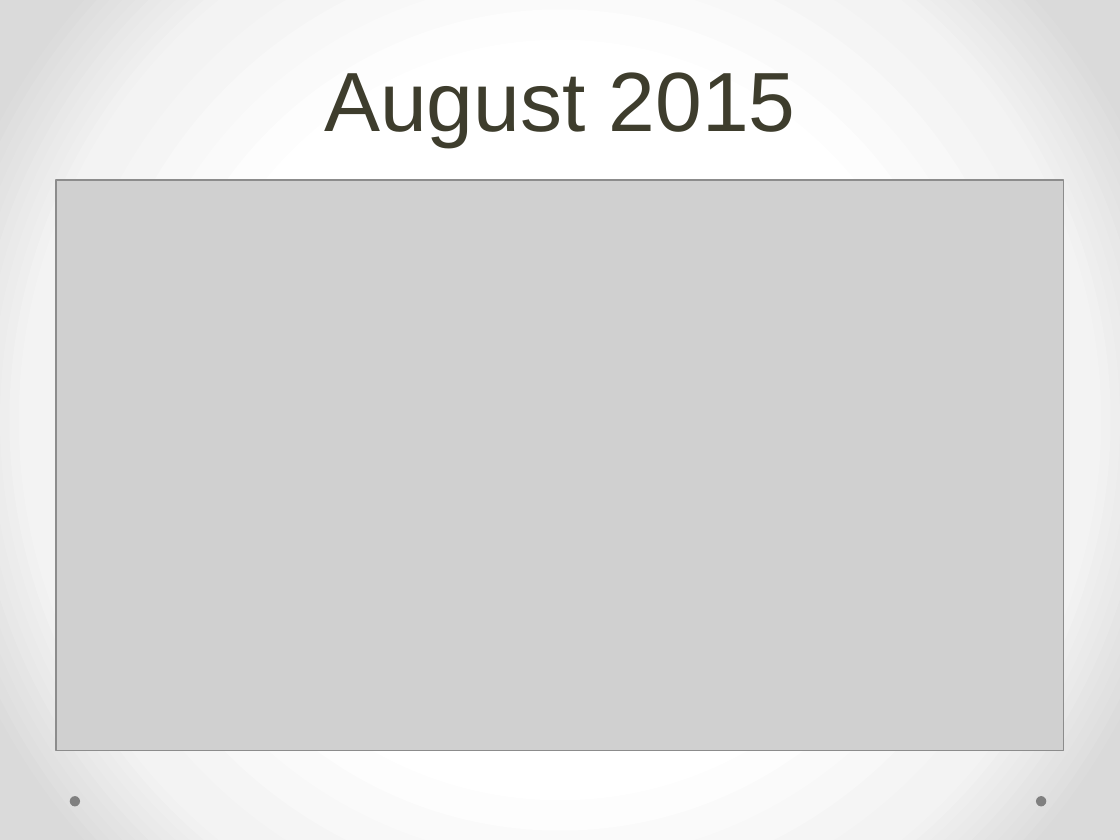
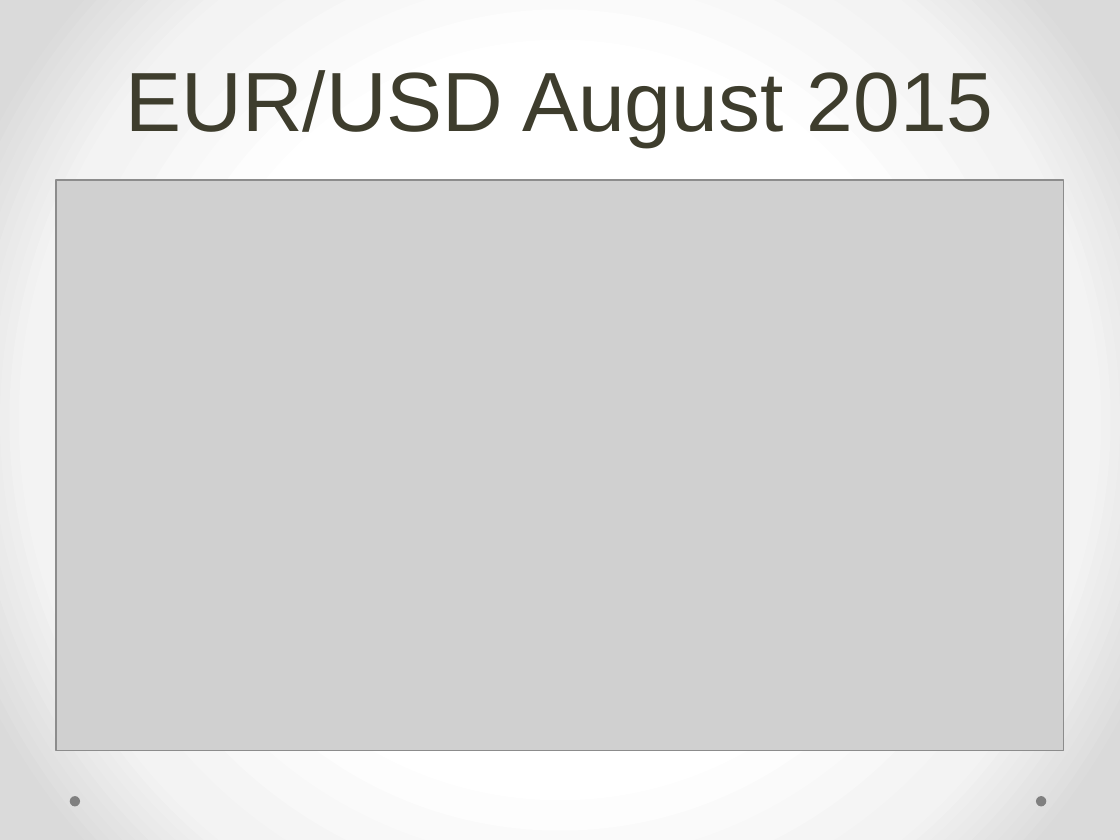
Before and after one commit to JimmyLiang888/SF_Dat_17_WORK, a slide deck: slide 8 of DS_Project/JLiang_XAU.pptx. Drawn at 1120x840 pixels with LibreOffice and Linux fonts; fonts in the diff are those of the drawing; grey boxes stand for pictures. Boxes give left, top, right and bottom in pixels: in the first picture for what was removed or moved away, otherwise in the second. Text is boxed around its words. In the diff, an @@ line names an element or a change of style, - is before the commit and + after.

```diff
--- a/DS_Project/JLiang_XAU.pptx
+++ b/DS_Project/JLiang_XAU.pptx
@@ title at [126, 70, 994, 146]: text changed @@
-August 2015
+EUR/USD August 2015
```
Also in this commit, not shown: 2 other slides changed, 1 other file.
